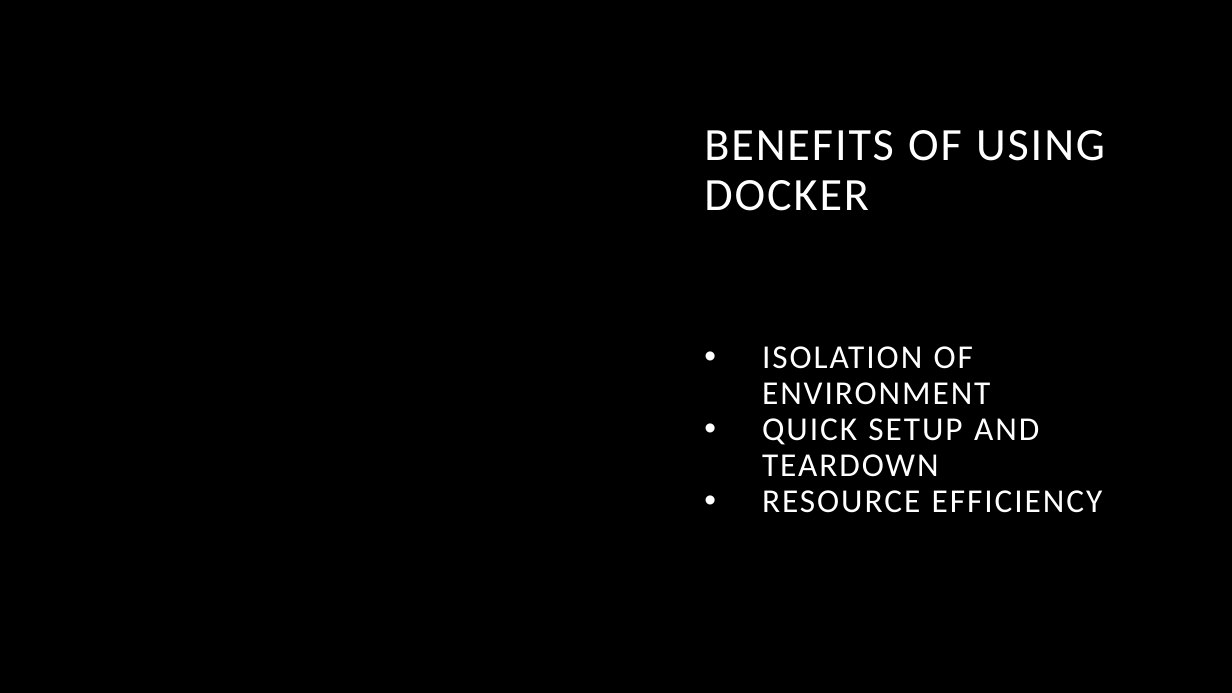
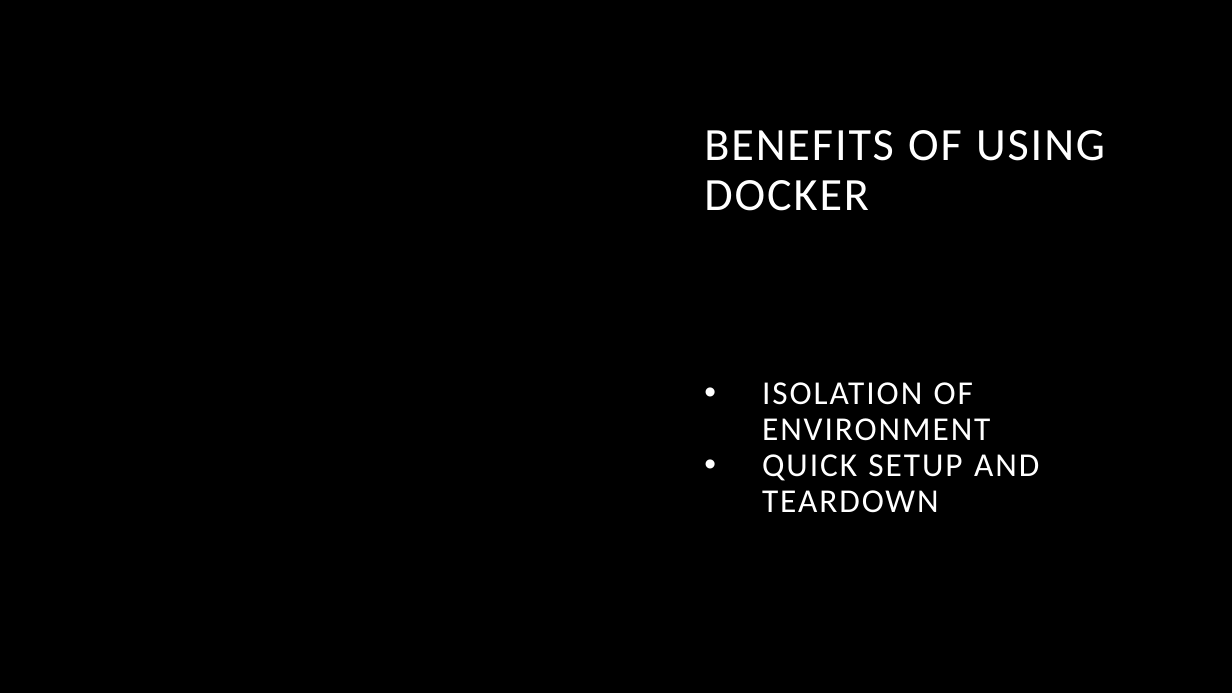
Before and after one commit to Shak-o/C-Examples, a slide deck: slide 11 of Docker/Docs/Slides/Docker for Local Development.pptx (slide 7 before the commit). Drawn at 1232x693 pixels with LibreOffice and Linux fonts; fonts in the diff are those of the drawing; background and template pictures are left out. Boxes give left, top, right and bottom in pixels: in the first picture for what was removed or moved away, otherwise in the second. Text is boxed around its words. In the diff, an @@ line names an element or a change of style, - is before the commit and + after.

```diff
--- a/Docker/Docs/Slides/Docker for Local Development.pptx
+++ b/Docker/Docs/Slides/Docker for Local Development.pptx
@@ text at (762, 490, 1103, 513): paragraph removed @@
-• RESOURCE EFFICIENCY
```
Also in this commit, not shown: 3 other slides changed, 7 slides added, 1 other file.
